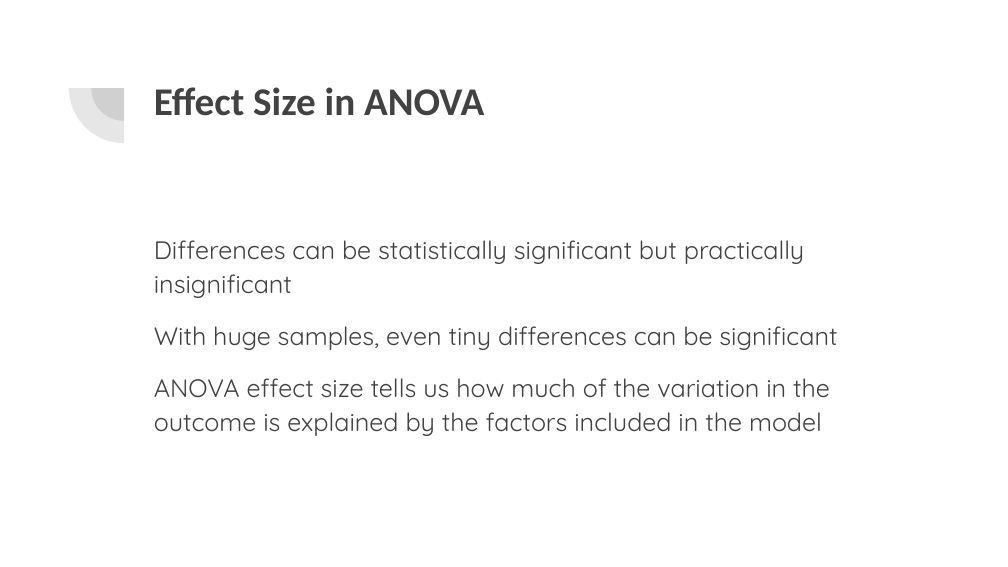
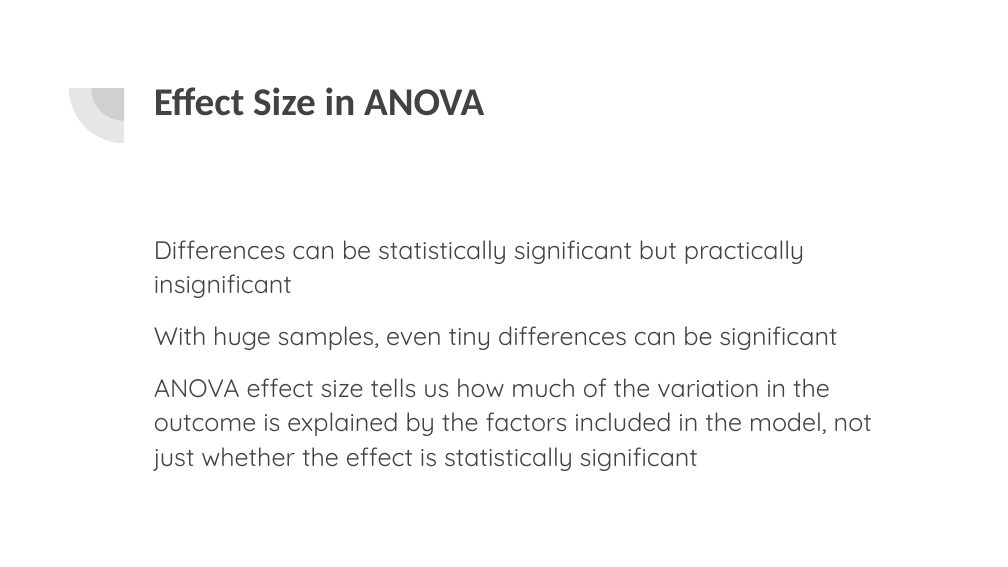
Before and after one commit to rjwrobel86/applied-business-statistics, a slide deck: slide 20 of course-materials/slides/ANOVA.pptx. Drawn at 1008x567 pixels with LibreOffice and Linux fonts; fonts in the diff are those of the drawing. Boxes give left, top, right and bottom in pixels: in the first picture for what was removed or moved away, otherwise in the second. Text is boxed around its words. In the diff, an @@ line names an element or a change of style, - is before the commit and + after.

```diff
--- a/course-materials/slides/ANOVA.pptx
+++ b/course-materials/slides/ANOVA.pptx
@@ text at (154,378,872,471): text changed @@
-ANOVA effect size tells us how much of the variation in the outcome is explained by the factors included in the model
+ANOVA effect size tells us how much of the variation in the outcome is explained by the factors included in the model, not just whether the effect is statistically significant
```
Also in this commit, not shown: 17 other slides changed, 2 slides added, 1 slide removed, 6 other files.
